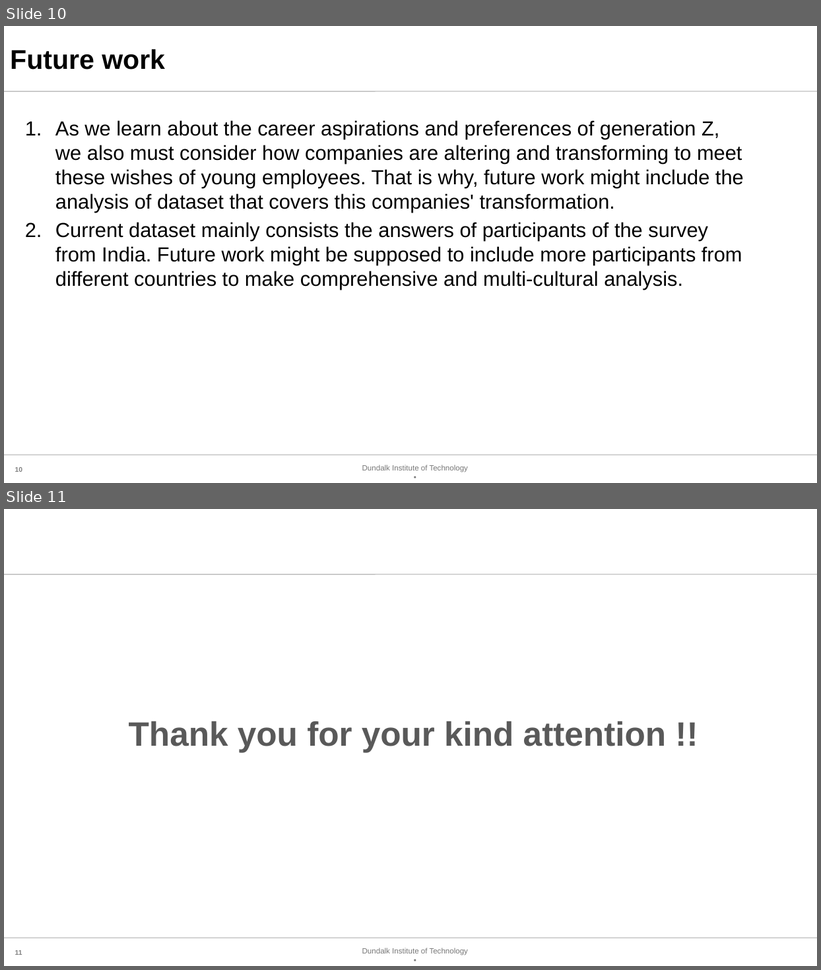
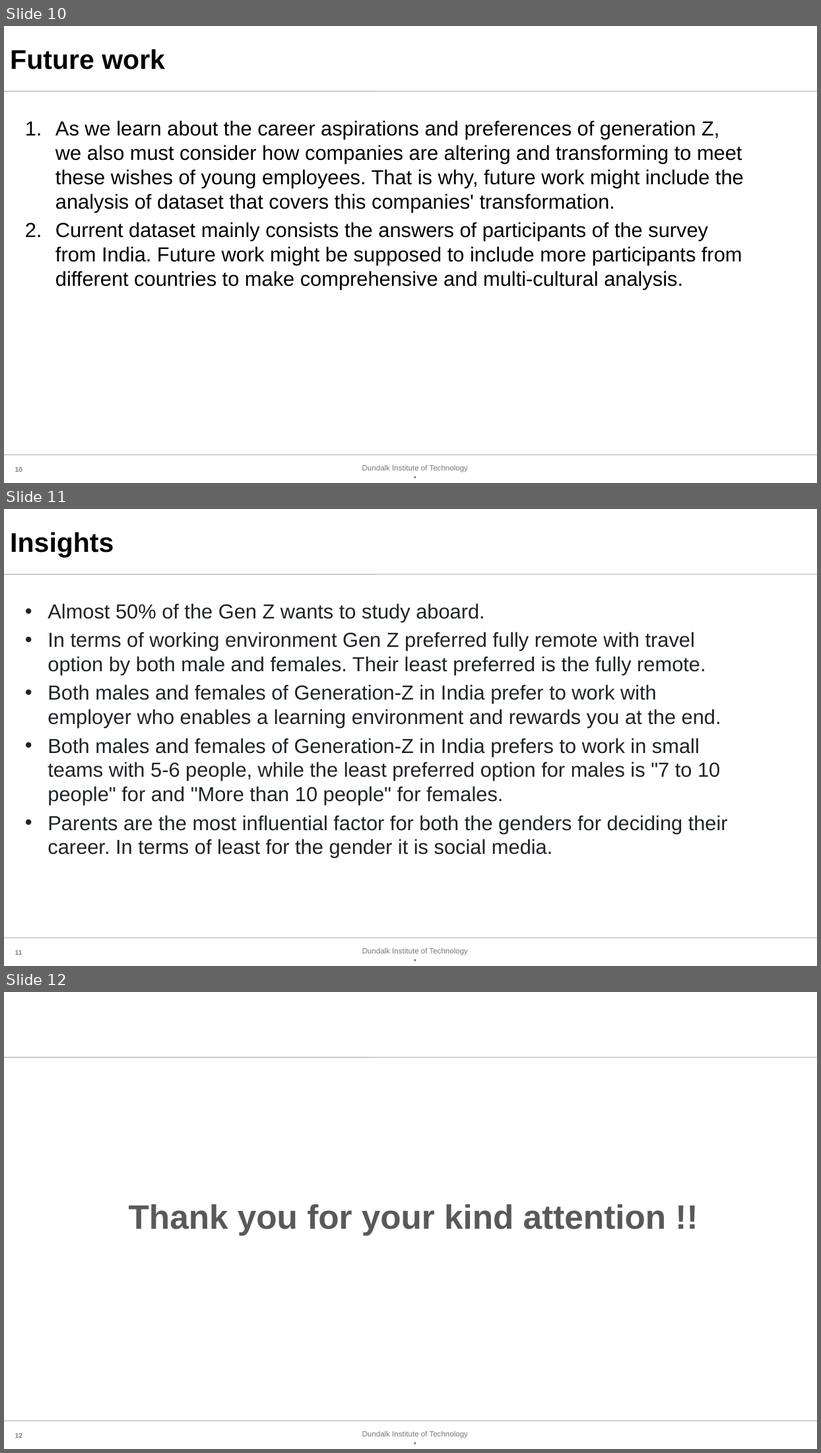
Before and after one commit to gbikushev/Visualisation-Excel-Dashboard, a slide deck: Presentation.pptx. Shown one above the other, each under a label of ours: slides 10 and 11 before the commit, slides 10, 11 and 12 after it. The pictures are 821x970 and 821x1453 pixels, drawn with LibreOffice and Linux fonts; fonts in the diff are those of the drawing; background and template pictures are left out. Boxes give left, top, right and bottom in pixels: in the first picture for what was removed or moved away, otherwise in the second. Text is boxed around its words. In the diff, an @@ line names an element or a change of style, - is before the commit and + after.

Commit message:
editing the presentation

```diff
--- a/Presentation.pptx
+++ b/Presentation.pptx
@@ slide 11 added at (4, 509, 817, 966), background #FFFFFF; not listed: 4 template elements that a slide beside it also shows @@
@@ title added at (10, 532, 114, 557), 32 pt, text #000000, bold @@
+Insights
@@ text added at (48, 603, 728, 858), 24 pt, text #1F2328 @@
+• Almost 50% of the Gen Z wants to study aboard.
+• In terms of working environment Gen Z preferred fully remote with travel option by both male and females. Their least preferred is the fully remote.
+• Both males and females of Generation-Z in India prefer to work with employer who enables a learning environment and rewards you at the end.
+• Both males and females of Generation-Z in India prefers to work in small teams with 5-6 people, while the least preferred option for males is "7 to 10 people" for and "More than 10 people" for females.
+• Parents are the most influential factor for both the genders for deciding their career. In terms of least for the gender it is social media.
@@ what was slide 11 is now slide 12 @@
@@ page number at (15, 1434, 22, 1438): text changed @@
-11
+12
```
Also in this commit, not shown: 1 other file.
